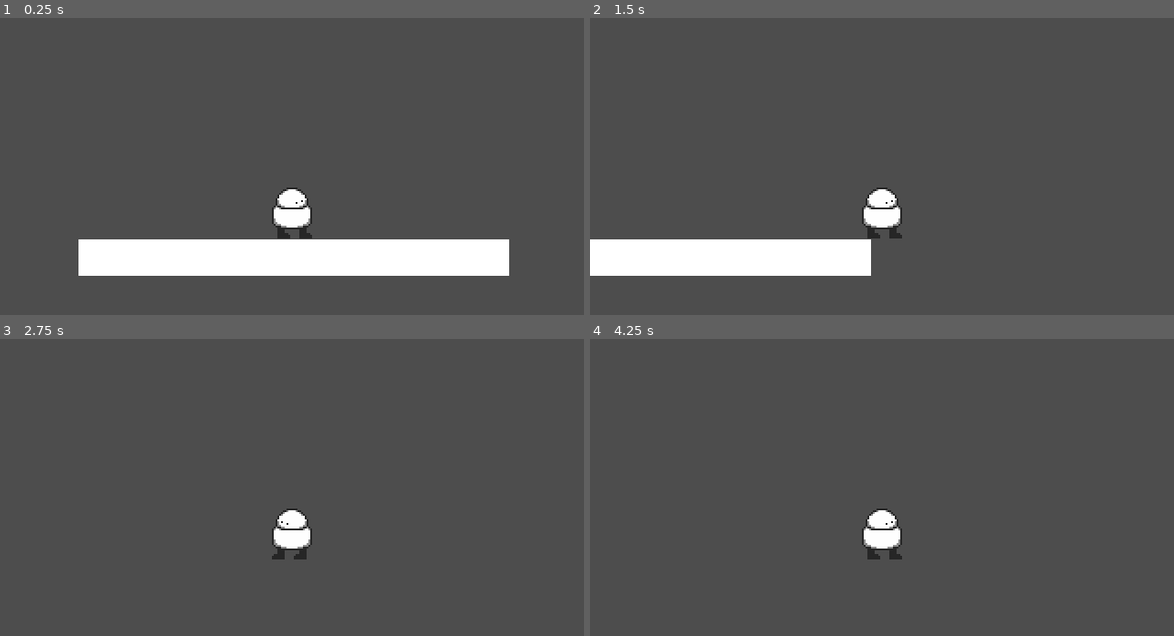
Above: before the commit, frames 1-4 (two rows, left to right).
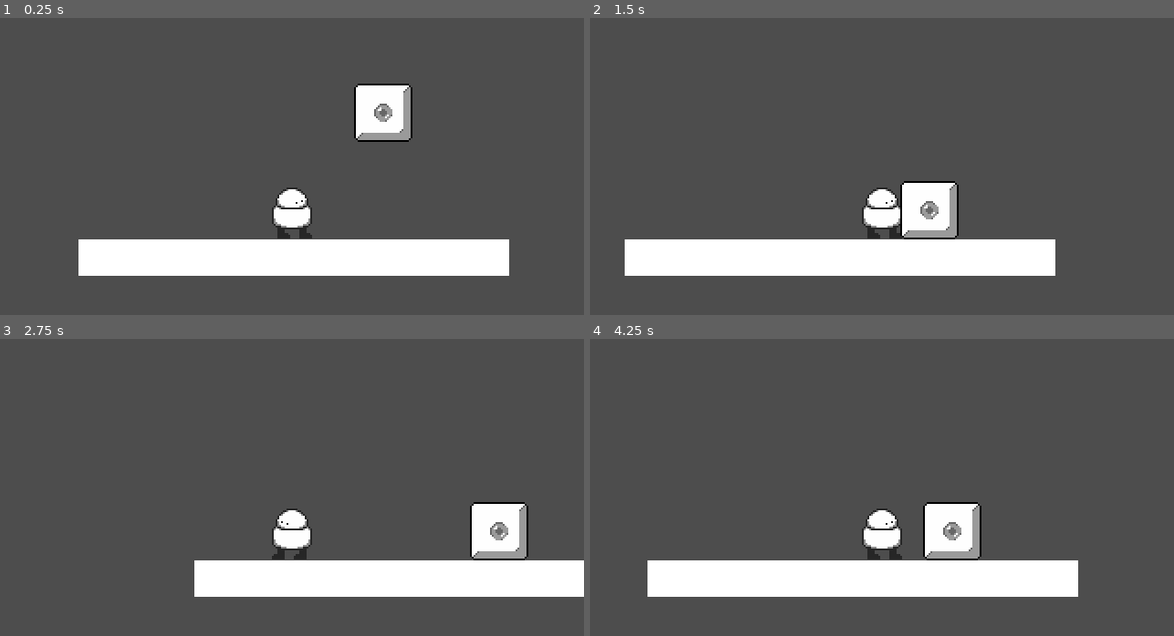
Above: after the commit, the same moments.

Repository: Edmund-Prescott/Insane-O-Odyssey
Game: Godot game, scene res://level scenes/dungeons_1.tscn
Two runs of this game, one before a commit and one after it. Both use one fixed random seed, a clock stepped at 60 frames per second and the inputs below.
Inputs:
- Up to frame 1 (0.25 s): no input
- Up to frame 2 (1.5 s): hold Right (Right) from 0.53 s (still down); tap Space (Jump) at 0.77 s
- Up to frame 3 (2.75 s): tap Space (Jump) at 1.52 s; release Right (Right) at 2.03 s; hold Left (Left) from 2.03 s (still down)
- Up to frame 4 (4.25 s): release Left (Left) at 2.78 s; hold Right (Right) from 2.78 s (still down); tap Space (Jump) at 3.02, 3.77 s

The runs differ from the first frame. In frame 1, 1.9% of the frame differs, in the area x 60-71%, y 22-42%; in frame 2, 6.5%; in frame 3, 10%; in frame 4, 11%, in the area x 9-84%, y 54-87%.

Commit message:
Added push block
it doesn't work idk

Diff:
--- a/game/player.tscn
+++ b/game/player.tscn
@@ -4,17 +4,18 @@
 [ext_resource type="Texture2D" uid="uid://bb51jsmh4yhtk" path="res://assets/game sprites/insa_no99_v1.png" id="2_2it5b"]
 
 [sub_resource type="RectangleShape2D" id="RectangleShape2D_6h60k"]
-size = Vector2(15, 25)
+size = Vector2(20, 28)
 
 [node name="player" type="CharacterBody2D"]
 collision_layer = 0
+collision_mask = 3
 script = ExtResource("1_px0sb")
 
 [node name="Sprite2D" type="Sprite2D" parent="."]
 texture = ExtResource("2_2it5b")
 
 [node name="CollisionShape2D" type="CollisionShape2D" parent="."]
-position = Vector2(0, 3.5)
+position = Vector2(0, 2)
 shape = SubResource("RectangleShape2D_6h60k")
 
 [node name="Camera2D" type="Camera2D" parent="."]
--- /dev/null
+++ b/game/push_block.gd
@@ -0,0 +1,11 @@
+extends RigidBody2D
+
+
+# Called when the node enters the scene tree for the first time.
+func _ready():
+	pass # Replace with function body.
+
+
+# Called every frame. 'delta' is the elapsed time since the previous frame.
+func _process(delta):
+	pass
--- /dev/null
+++ b/game/push_block.tscn
@@ -0,0 +1,17 @@
+[gd_scene load_steps=4 format=3 uid="uid://bwthkoia5k4kh"]
+
+[ext_resource type="Texture2D" uid="uid://brbefe78k31rh" path="res://assets/game sprites/push_block.png" id="1_0imc5"]
+[ext_resource type="Script" path="res://game/push_block.gd" id="1_o4xi6"]
+
+[sub_resource type="RectangleShape2D" id="RectangleShape2D_exi8c"]
+size = Vector2(32, 32)
+
+[node name="push_block" type="RigidBody2D"]
+collision_layer = 2
+script = ExtResource("1_o4xi6")
+
+[node name="Sprite2D" type="Sprite2D" parent="."]
+texture = ExtResource("1_0imc5")
+
+[node name="CollisionShape2D" type="CollisionShape2D" parent="."]
+shape = SubResource("RectangleShape2D_exi8c")
--- a/level scenes/dungeons_1.tscn
+++ b/level scenes/dungeons_1.tscn
@@ -1,7 +1,8 @@
-[gd_scene load_steps=4 format=3 uid="uid://b3wrenrwl2wte"]
+[gd_scene load_steps=5 format=3 uid="uid://b3wrenrwl2wte"]
 
 [ext_resource type="PackedScene" uid="uid://uuksu5g2js0s" path="res://game/player.tscn" id="1_qah0c"]
 [ext_resource type="Script" path="res://level scenes/dungeons_1.gd" id="1_ry2cg"]
+[ext_resource type="PackedScene" uid="uid://bwthkoia5k4kh" path="res://game/push_block.tscn" id="3_r678e"]
 
 [sub_resource type="RectangleShape2D" id="RectangleShape2D_srff2"]
 size = Vector2(235, 19)
@@ -23,3 +24,6 @@
 offset_top = -9.0
 offset_right = 118.0
 offset_bottom = 11.0
+
+[node name="push_block" parent="." instance=ExtResource("3_r678e")]
+position = Vector2(210, 36)
Binary file added: assets/game sprites/push_block.png
Not shown, added: assets/game sprites/push_block.png.import
